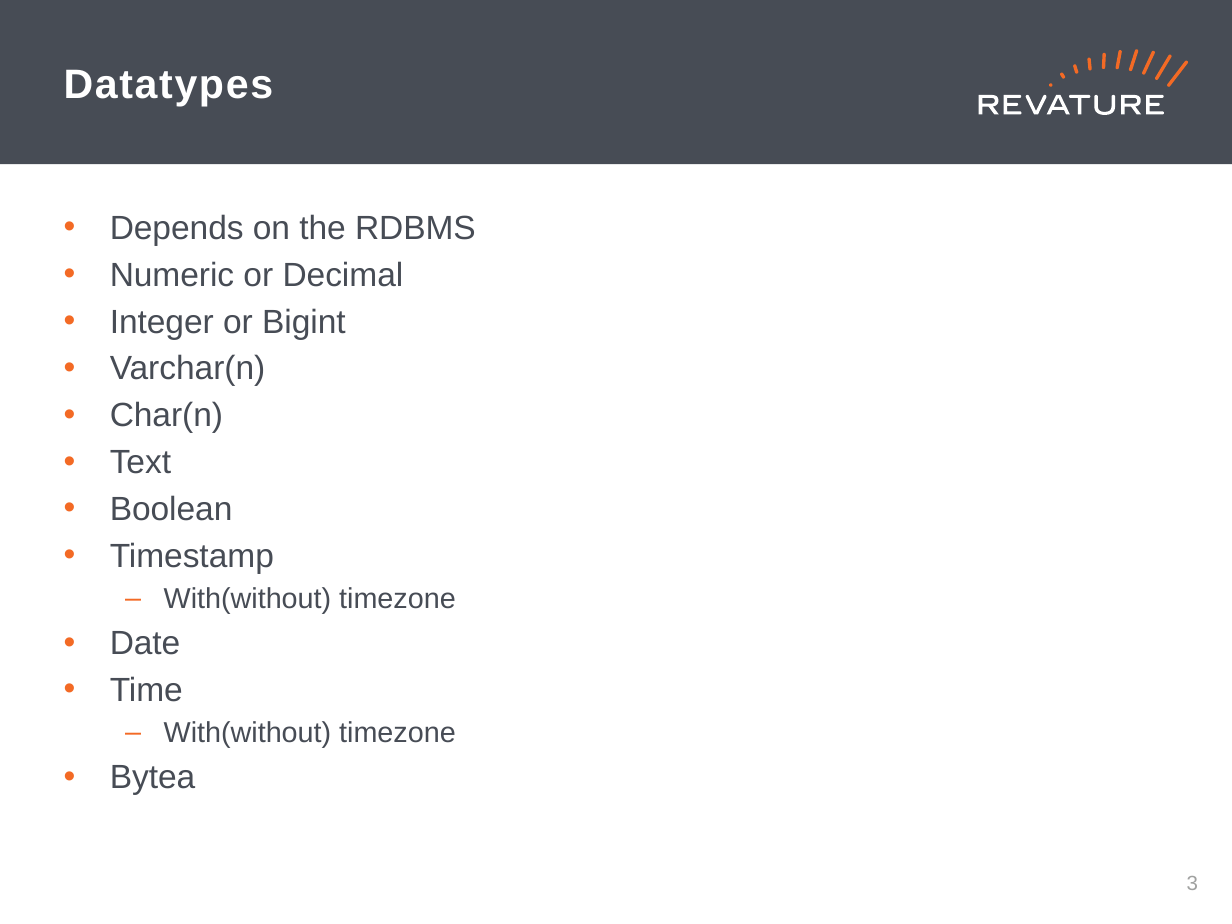
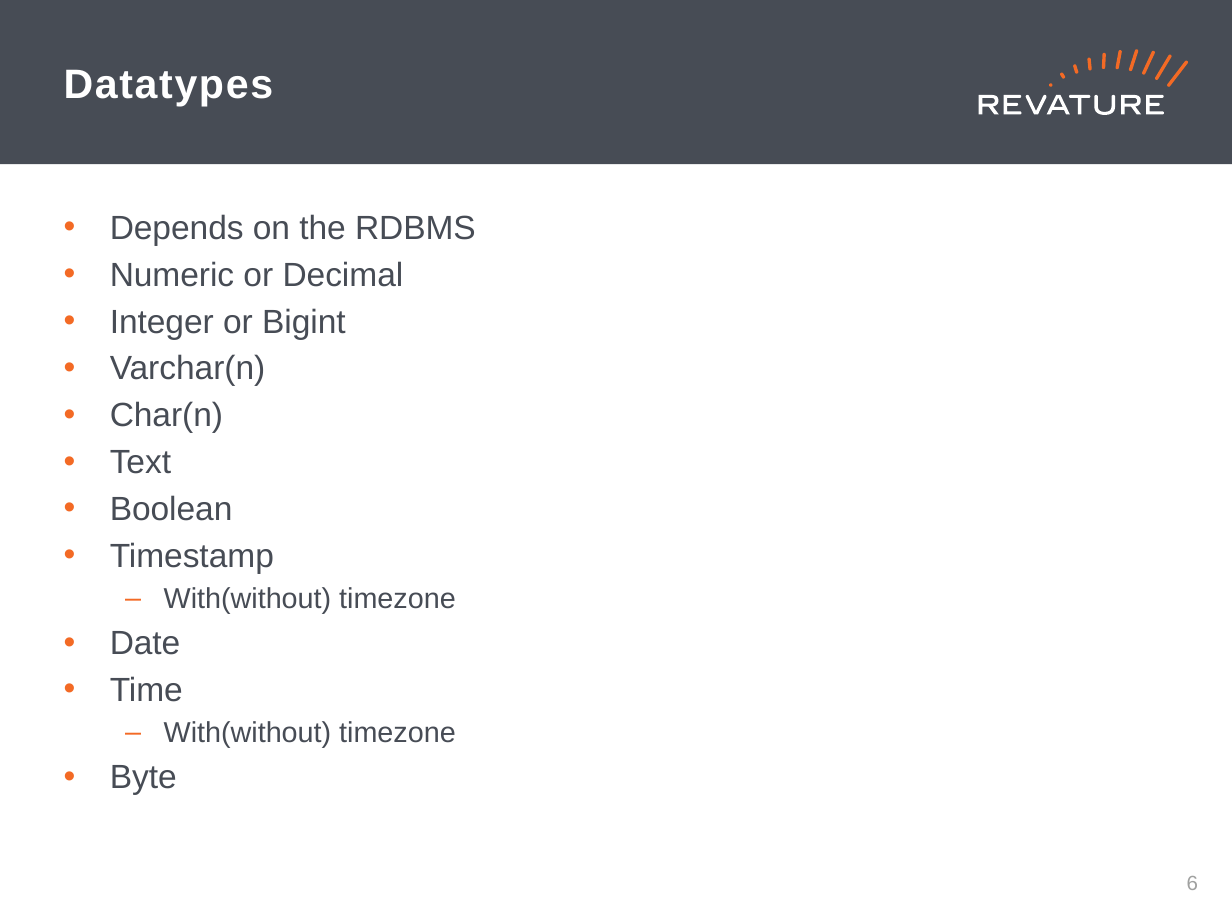
Before and after one commit to jhigherevature/8302021_RAP, a slide deck: slide 7 of powerpoints/Day_19.pptx (slide 4 before the commit). Drawn at 1232x924 pixels with LibreOffice and Linux fonts; fonts in the diff are those of the drawing. Boxes give left, top, right and bottom in pixels: in the first picture for what was removed or moved away, otherwise in the second. Text is boxed around its words. In the diff, an @@ line names an element or a change of style, - is before the commit and + after.

```diff
--- a/powerpoints/Day_19.pptx
+++ b/powerpoints/Day_19.pptx
@@ text at (110, 765, 177, 795): text changed @@
-• Bytea
+• Byte
@@ page number at (1187, 876, 1198, 890): text changed @@
-3
+6
```
Also in this commit, not shown: 1 other slide changed, 5 slides added, 3 other files.
